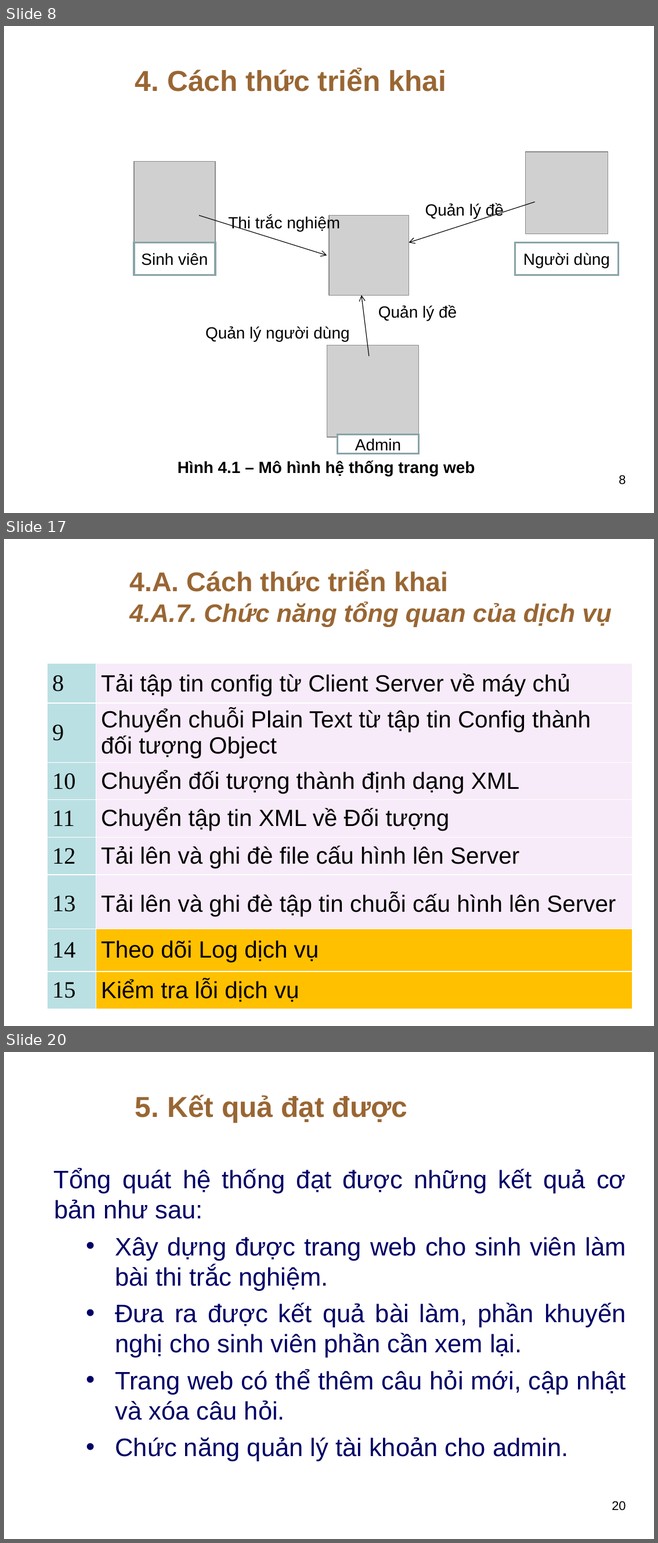
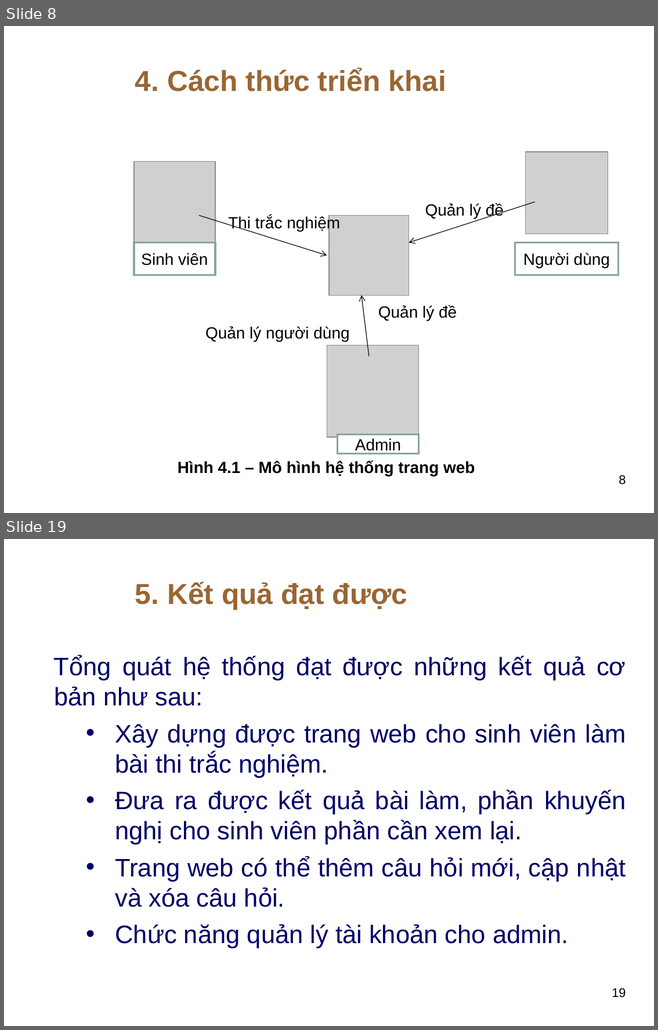
Before and after one commit to thuhuynh4393/testfrontend, a slide deck: Thu HUynh - SLide bao cao.ppt. Shown one above the other, each under a label of ours: slides 8, 17 and 20 before the commit, slides 8 and 19 after it; the slides between them are not shown. The pictures are 658x1543 and 658x1030 pixels, drawn with LibreOffice and Linux fonts; fonts in the diff are those of the drawing; grey boxes stand for pictures; background and template pictures are left out. Boxes give left, top, right and bottom in pixels: in the first picture for what was removed or moved away, otherwise in the second. Text is boxed around its words. In the diff, an @@ line names an element or a change of style, - is before the commit and + after.

```diff
--- a/Thu HUynh - SLide bao cao.ppt
+++ b/Thu HUynh - SLide bao cao.ppt
@@ slide 17 removed at (4, 539, 654, 1026), background picture (left out) @@
@@ text removed at (129, 570, 611, 627) @@
-4.A. Cách thức triển khai
-4.A.7. Chức năng tổng quan của dịch vụ
@@ table removed at (48, 664, 632, 931), 6 rows, 2 columns @@
-8 | Tải tập tin config từ Client Server về máy chủ
-9 | Chuyển chuỗi Plain Text từ tập tin Config thành đối tượng Object
-10 | Chuyển đối tượng thành định dạng XML
-11 | Chuyển tập tin XML về Đối tượng
-12 | Tải lên và ghi đè file cấu hình lên Server
-13 | Tải lên và ghi đè tập tin chuỗi cấu hình lên Server
@@ table removed at (48, 929, 632, 1009), 2 rows, 2 columns @@
-14 | Theo dõi Log dịch vụ
-15 | Kiểm tra lỗi dịch vụ
@@ page number removed at (480, 982, 632, 1021) @@
-17
@@ what was slide 20 is now slide 19 @@
@@ page number at (611, 988, 625, 998): text changed @@
-20
+19
```
Also in this commit, not shown: 4 slides changed, 10 slides added, 10 other slides removed, 1 other file.
